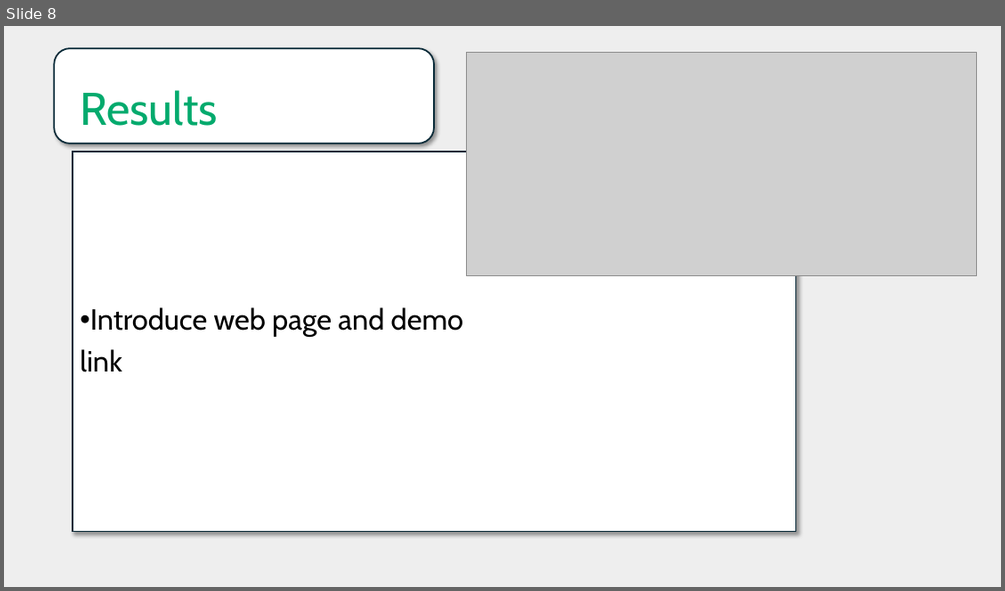
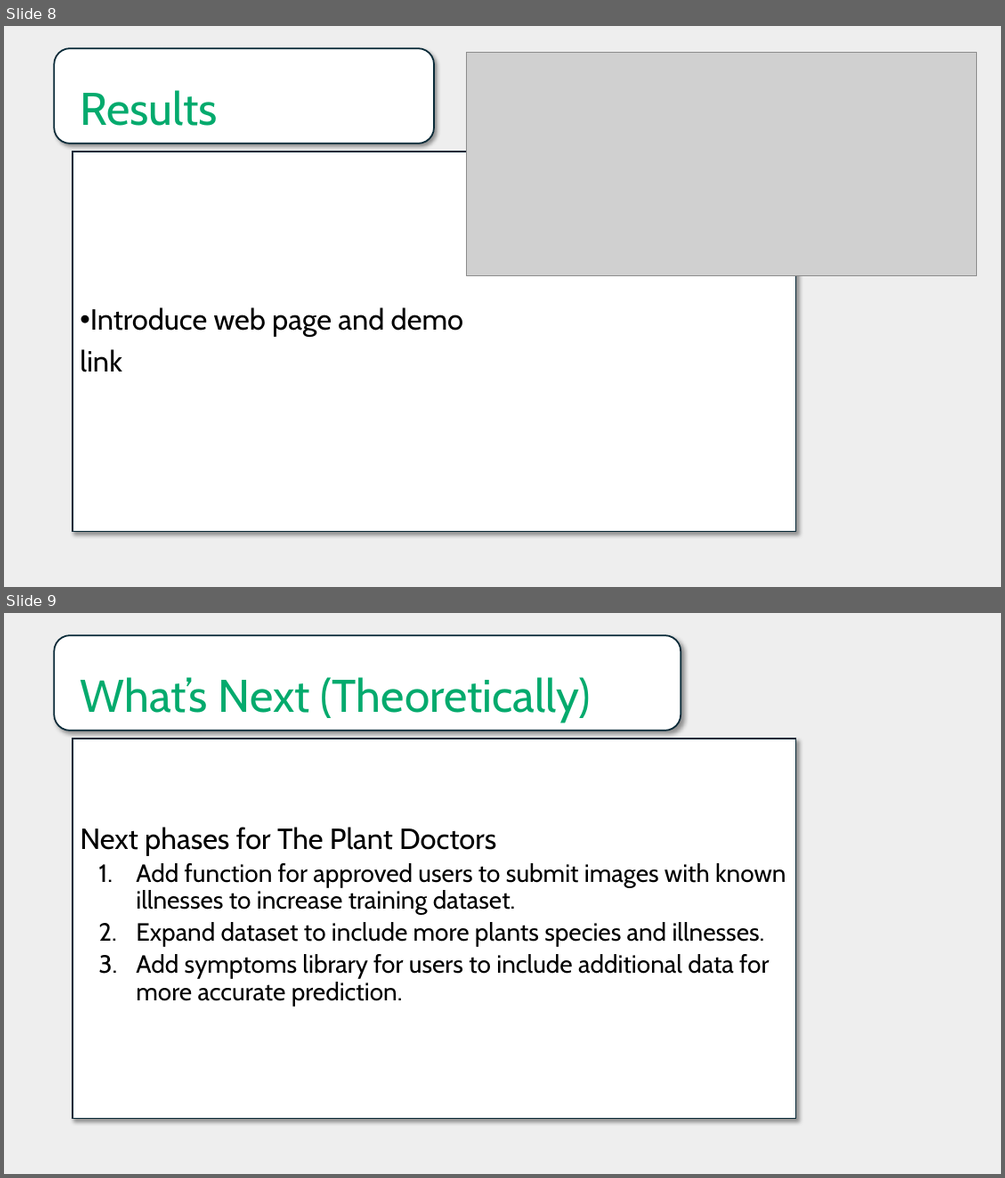
Before and after one commit to mlopez60/Project4, a slide deck: Plant_doctors.pptx. Shown one above the other, each under a label of ours: slide 8 before the commit, slides 8 and 9 after it. The pictures are 1005x591 and 1005x1178 pixels, drawn with LibreOffice and Linux fonts; fonts in the diff are those of the drawing; grey boxes stand for pictures. Boxes give left, top, right and bottom in pixels: in the first picture for what was removed or moved away, otherwise in the second. Text is boxed around its words. In the diff, an @@ line names an element or a change of style, - is before the commit and + after.

```diff
--- a/Plant_doctors.pptx
+++ b/Plant_doctors.pptx
@@ slide 9 added at (4, 613, 1001, 1174), background #EEEEEE @@
@@ rounded rectangle added at (54, 635, 680, 730), fill #FFFFFF, outline #092A39 1.5 pt @@
@@ title added at (80, 677, 590, 722), 44 pt, text #04AA6D @@
+What’s Next (Theoretically)
@@ text added at (73, 738, 796, 1119), fill #FFFFFF, outline #092A39 1.5 pt, 24 pt, text #000000 @@
+Next phases for The Plant Doctors
+  1. Add function for approved users to submit images with known illnesses to increase training dataset.
+  2. Expand dataset to include more plants species and illnesses.
+  3. Add symptoms library for users to include additional data for more accurate prediction.
```
Also in this commit, not shown: 2 slides changed.
